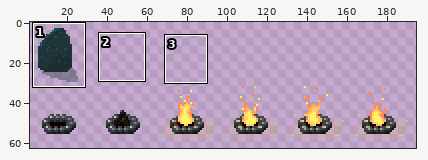
Two states of a sprite sheet, Spritesheets/Assets_01.png. The first picture is a wide view before the edit; the outline marks the close-up.
Close-up. Earlier state:
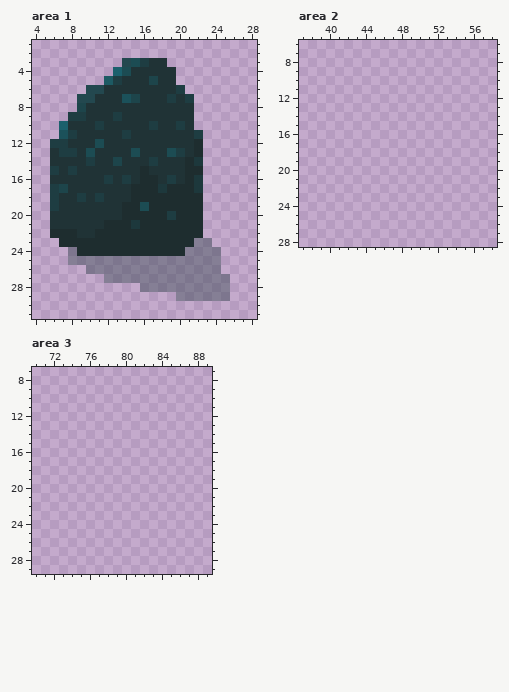
The file is 256x256 pixels. Pixels under 10% opacity are left out. Colours within 5 levels of each other are drawn and written as one. Shown: area 1: x 4..28, y 1..31; area 2: x 37..58, y 6..28; area 3: x 70..89, y 7..29. The wide view leaves out empty margins. The commit also changed other parts of the picture, which this record leaves out.
Now the later version:
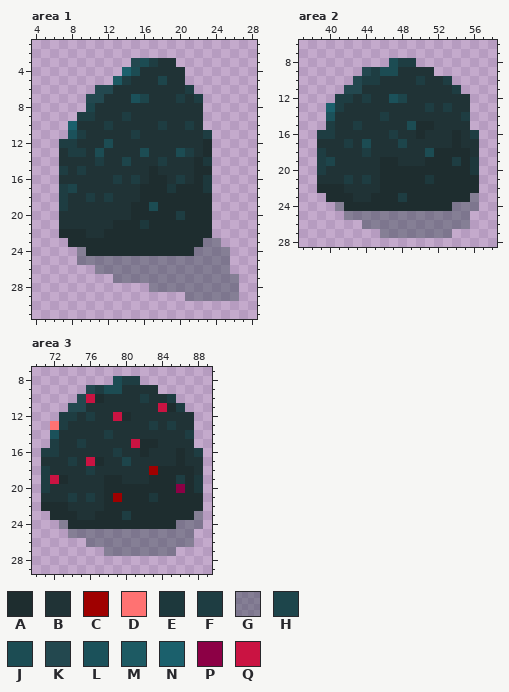
Palette (. is transparent): A #1e2d2f  B #203336  C #9f0000  D #ff7272  E #1d383c  F #1e3d42  G #233b3f63  H #1d454b  J #1c4c53  K #23484f  L #1b515a  M #1d5a63  N #1b606c  P #8c0045  Q #ca1342
Difference:
Changed rows in their new state; - is an unchanged pixel.
Area 1:
first column x 6:
 3 --------.KJF-B-------
 4 -------.NJ----B------
 5 ------.MF--BH-B------
 6 ----.-K-------BF-----
 7 ---.-K--BLH--BFBF----
 8 ---.H-----------B----
 9 --.-F--BF-------B----
10 -.N--BF----BF-BFB----
11 -.LF----BF------BF---
12 .-F--BJ---------BA---
13 .B-FBJ---BJ--BJFBA---
14 .---BF-BH--BF--BAE---
15 .FBF------BA---B-A---
16 .-----BFBFB-ABFBAE---
17 .FH------B--AE--AE---
18 .F-BFBF--B-------A---
19 .F------B-AJ-----A---
20 .-------B----AF--A---
21 .-----B--AE------A---
22 .--A-B-----------A---
23 -.--------------A-G--
24 --.G-----------A---G-
25 --.----------------G-
26 ----.--------------G-
27 ------.-------------G
28 ----------.---------G
29 --------------.-----G
Area 2:
first column x 39:
 8 --------JFF-------
 9 -----KFJJBBBB-----
10 ----KFFBBBBFBBF---
11 ---KKBBBBBBBBBBF--
12 --FFBFBBLHBBBBBBB-
13 -NFBBBBBBBBBFBFBB-
14 -LBBBBBFBBBBBBBBF-
15 -FBBFBBBBBJAABBBB-
16 FFBBBBBBFBBABBBABF
17 BBBFBJBBBHBBBBBABB
18 FBBBBFBBBBBBJAAAAB
19 FHBBBBBAABBBAAAFAE
20 FBBBBBBAAAAAAAAAAE
21 BBBFBFBAAAAAEAAAAA
22 AAABBBBAAAAAAAAAAA
23 -AAABBAAAFAAAAAAAG
24 --GAAAAAAAAAAAAGGG
25 ---GGGGGGGGGGGGGG-
26 -----GGGGGGGGGGGG-
27 -------GGGGGGGG---
Area 3:
first column x 71:
 8 --------JFF-------
 9 -----KFJJBBBB-----
10 ----KQABBBBFBBF---
11 ---KKBBBBBBBBQAF--
12 --FFBFBBQABBBBBBB-
13 -DFBBBBBBBBBFBFBB-
14 -LBBBBBFBBBBBBBBF-
15 -FBBFBBBBBQAABBBB-
16 FFBBBBBBFBBABBBABF
17 BBBFBQABBHBBBBBABB
18 FBBBBFBBBBBBCAAAAB
19 FQABBBBAABBBAAAFAE
20 FBBBBBBAAAAAAAAPAE
21 BBBFBFBACAAAEAAAAA
22 AAABBBBAAAAAAAAAAA
23 -AAABBAAAFAAAAAAAG
24 --GAAAAAAAAAAAAGGG
25 ---GGGGGGGGGGGGGG-
26 -----GGGGGGGGGGGG-
27 -------GGGGGGGG---
Pixel boxes of the changes (left, top, right, bottom) in both close-ups:
changed: (50, 58, 239, 301)
added: (317, 58, 479, 238)
added: (41, 376, 203, 556)
